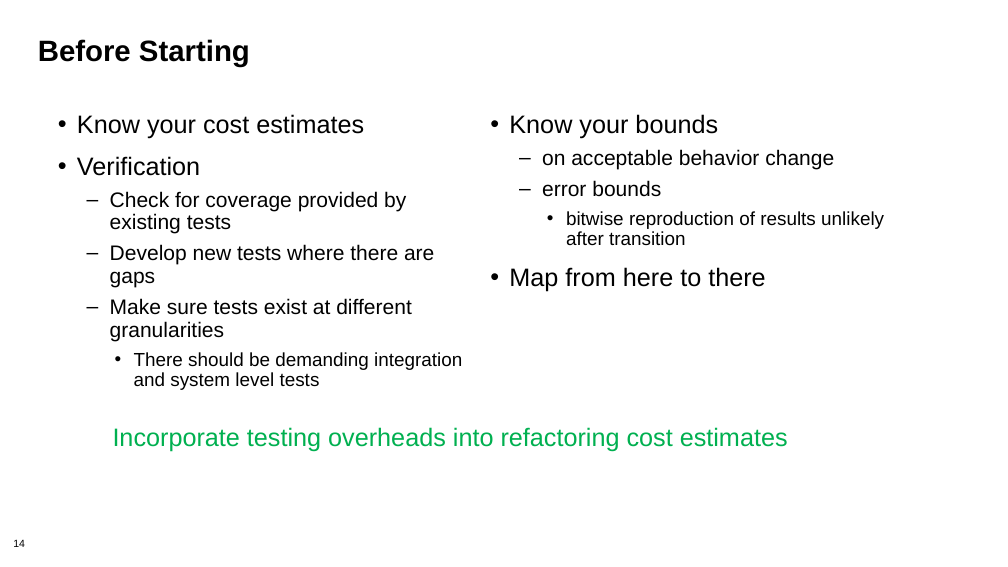
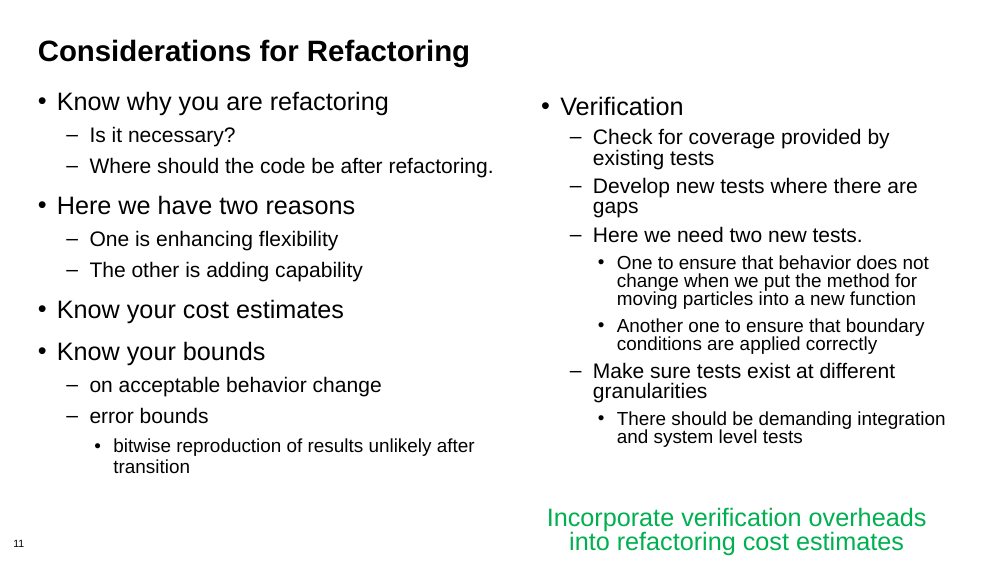
Before and after one commit to bssw-tutorial/presentations, a slide deck: slide 11 of refactoring.pptx (slide 14 before the commit). Drawn at 1008x567 pixels with LibreOffice and Linux fonts; fonts in the diff are those of the drawing. Boxes give left, top, right and bottom in pixels: in the first picture for what was removed or moved away, otherwise in the second. Text is boxed around its words. In the diff, an @@ line names an element or a change of style, - is before the commit and + after.

Commit message:
redid refactoring

```diff
--- a/refactoring.pptx
+++ b/refactoring.pptx
@@ title at box(38, 39, 470, 67): text changed @@
-Before Starting
+Considerations for Refactoring
@@ text added at box(57, 91, 494, 474), 20 pt, text #000000 @@
+• Know why you are refactoring
+  – Is it necessary?
+  – Where should the code be after refactoring.
+• Here we have two reasons
+  – One is enhancing flexibility
+  – The other is adding capability
+• Know your cost estimates
+• Know your bounds
+  – on acceptable behavior change
+  – error bounds
+    • bitwise reproduction of results unlikely after transition
@@ text removed at box(77, 114, 462, 390) @@
-• Know your cost estimates
-• Verification
-  – Check for coverage provided by existing tests
-  – Develop new tests where there are gaps
-  – Make sure tests exist at different granularities
-    • There should be demanding integration and system level tests
@@ text removed at box(509, 114, 884, 292) @@
-• Know your bounds
-  – on acceptable behavior change
-  – error bounds
-    • bitwise reproduction of results unlikely after transition
-• Map from here to there
@@ text added at box(560, 96, 945, 447), 18 pt, text #000000 @@
+• Verification
+  – Check for coverage provided by existing tests
+  – Develop new tests where there are gaps
+  – Here we need two new tests.
+    • One to ensure that behavior does not change when we put the method for moving particles into a new function
+    • Another one to ensure that boundary conditions are applied correctly
+  – Make sure tests exist at different granularities
+    • There should be demanding integration and system level tests
@@ text at box(547, 507, 927, 556): text changed @@
-Incorporate testing overheads into refactoring cost estimates
+Incorporate verification overheads into refactoring cost estimates
@@ page number at box(13, 539, 24, 547): text changed @@
-14
+11
```
Also in this commit, not shown: 3 other slides changed, 1 slide added, 11 slides removed.
